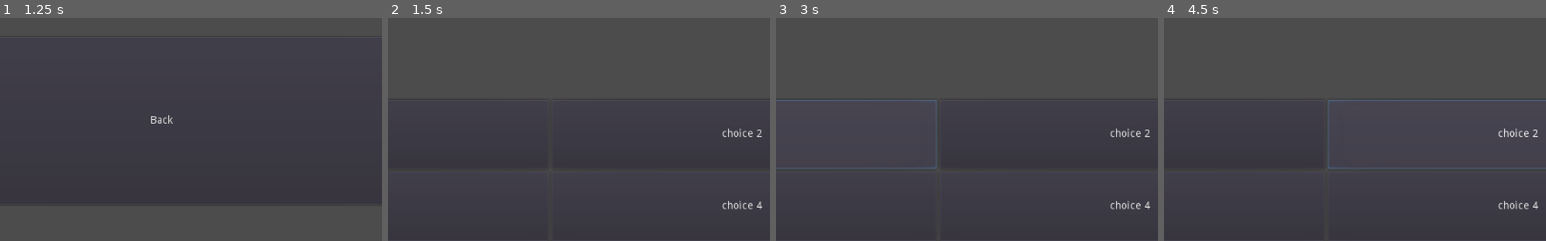
Above: before the commit, frames 1-4 (left to right).
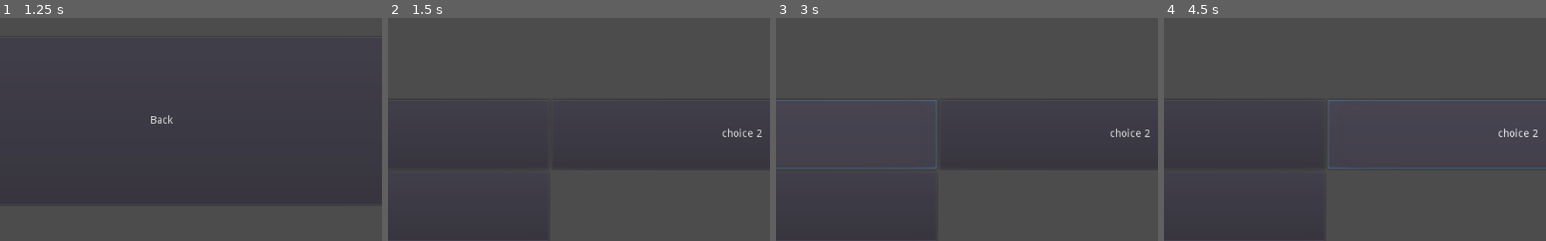
Above: after the commit, the same moments.

Repository: ayylol/ProjectTransitions
Game: Godot game, scene res://systems/Root.tscn
The game is run twice, just before and just after one commit, with the same random seed, the same clock (stepped at 60 frames per second) and the same inputs. The engine's default icon, where the game draws it, is replaced by a stand-in: a white triangle on a blue panel in a dark square.
Inputs:
- Up to frame 1 (1.25 s): click "Adventure" at 0.5 s
- Up to frame 2 (1.5 s): click "Test Module" at 1.25 s
- Up to frame 3 (3 s): click "choice 1" at 2 s; click "intro" at 2.75 s
- Up to frame 4 (4.5 s): click "choice 2" at 3.5 s; click "intro" at 4.25 s
The pictures show only the part of the screen within x 29-79%, y 50-100%; the shares and areas given below are measured in that part.

Frame 1 is identical in both runs. In frame 2, 0.2% of the frame differs, in the area x 87-98%, y 82-86%; in frame 3, 0.2%; in frame 4, 0.2%.

Commit message:
Conditional flags added

Diff:
--- a/content/module1_content.json
+++ b/content/module1_content.json
@@ -7,7 +7,10 @@
         "choice 1",
         "choice 2",
         "choice 3",
-        "choice 4"
+        {
+          "flag": "flag 1",
+          "choice": "choice 4"
+        }
       ]
   },
   "choice 1":
--- /dev/null
+++ b/content/module1_flags.json
@@ -0,0 +1,20 @@
+{
+  "flag 1":
+  [
+    ["aflag3", "aflag4"],
+    ["flag 2", "aflag3"]
+  ],
+  "flag 2":
+  [
+    ["aflag3", "aflag1"],
+    ["aflag4", "aflag3"]
+  ],
+  "flag 3":
+  [
+    ["aflag1", "aflag2"]
+  ],
+  "aflag1": true,
+  "aflag2": true,
+  "aflag3": false,
+  "aflag4": false
+}
--- a/scenes/Module.gd
+++ b/scenes/Module.gd
@@ -9,8 +9,14 @@
 func update_menu(label):
 	var data = Database.get(label)
 	$VBoxContainer/HBoxContainer/RichTextLabel.text = data["text"]
-	for i in range(data["choices"].size()):
-		get_node("VBoxContainer/GridContainer/Button" + String(i)).text = data["choices"][i]
+	var i = 0
+	for b in $VBoxContainer/GridContainer.get_children():
+		if i < data["choices"].size():
+			b.text = data["choices"][i]
+			b.show()
+		else:
+			b.hide()
+		i+=1
 
 func _on_Button_button_down(extra_arg_0):
 	update_menu(get_node("VBoxContainer/GridContainer/" + extra_arg_0).text)
--- a/systems/Database.gd
+++ b/systems/Database.gd
@@ -7,22 +7,47 @@
 	load_module("module1")
 
 func load_module(module_name : String):
+	# Load content
 	var file = File.new()
 	file.open("res://content/" + module_name + "_content.json", file.READ)
 	var content = file.get_as_text()
 	_module_content = parse_json(content)
+	file.close()
+	# Loading flags
+	file.open("res://content/" + module_name + "_flags.json", file.READ)
+	content = file.get_as_text()
+	_module_flags = parse_json(content)
+	file.close()
 
-func get_text(title : String):
-	return _module_content[title]["text"]
-
-func get_choice(title : String, index : int):
-	return _module_content[title]["choices"][index]
+func eval(flag_name : String):
+	var flag = _module_flags[flag_name]
+	if typeof(flag) == TYPE_BOOL:
+		return flag
+	var val = true
+	for and_flag in flag:
+		var and_clause_value = false
+		for or_flag in and_flag:
+			if eval(or_flag):
+				and_clause_value = true
+				break
+		if not and_clause_value:
+			val = false
+			break
+	return val
 
 # Wrapper function for returning text + their choices
 func get(title : String):
 	# TODO: do flag checking edit text according to rules
+	var choices = []
+	for choice in _module_content[title]["choices"]:
+		if typeof(choice) == TYPE_DICTIONARY:
+			if eval(choice["flag"]):
+				choices.append(choice["choice"])
+		else:
+			choices.append(choice)
+
 	var data = {
 		"text" : _module_content[title]["text"],
-		"choices" : _module_content[title]["choices"]
+		"choices" : choices
 	}
 	return data
